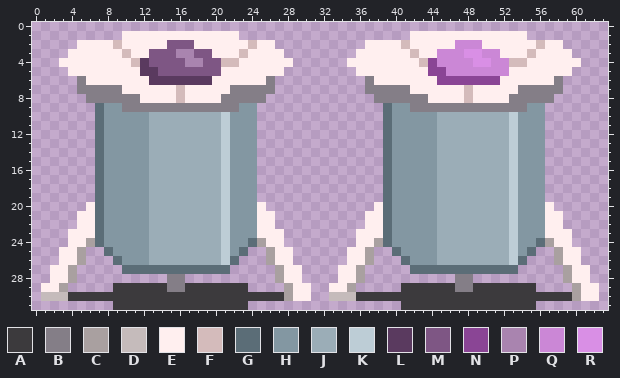
Pixel-art sprite: ghostvac.png. The picture above was drawn from the file before the commit.
The file is 64x32 pixels.
Palette (. is transparent): A #3c3a3d  B #847e87  C #a9a0a0  D #c5bbbb  E #ffefef  F #d4bbbb  G #5b6d77  H #8397a2  J #9badb7  K #bdcdd6  L #5a3a5f  M #7e5684  N #8a4595  P #a984af  Q #cb87d6  R #d98fe5
The same view after the edit:
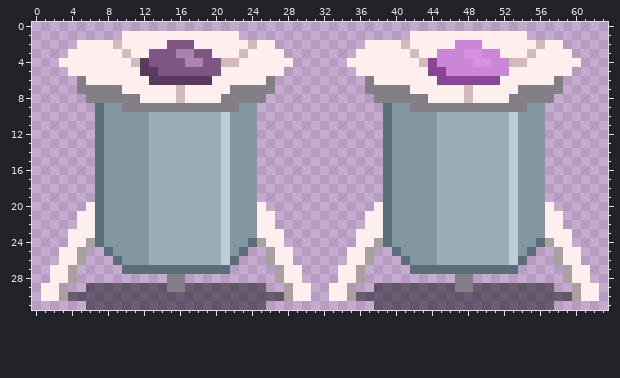
What changed:
colour A: #3c3a3d -> #00000074
y 29: x 6..8 ... -> AAA; x 24..25 .. -> AA; x 38..40 ... -> AAA; x 56..57 .. -> AA
y 30: x 1..3 DDD -> EEC; x 33..35 DDD -> EEC
y 31: x 6..8 ... -> AAA; x 24..25 .. -> AA; x 38..40 ... -> AAA; x 56..57 .. -> AA
Changed places in both pictures, as pixel boxes (x1, y1, x2, y2):
changed: (41, 283, 284, 310)
changed: (329, 283, 572, 310)
